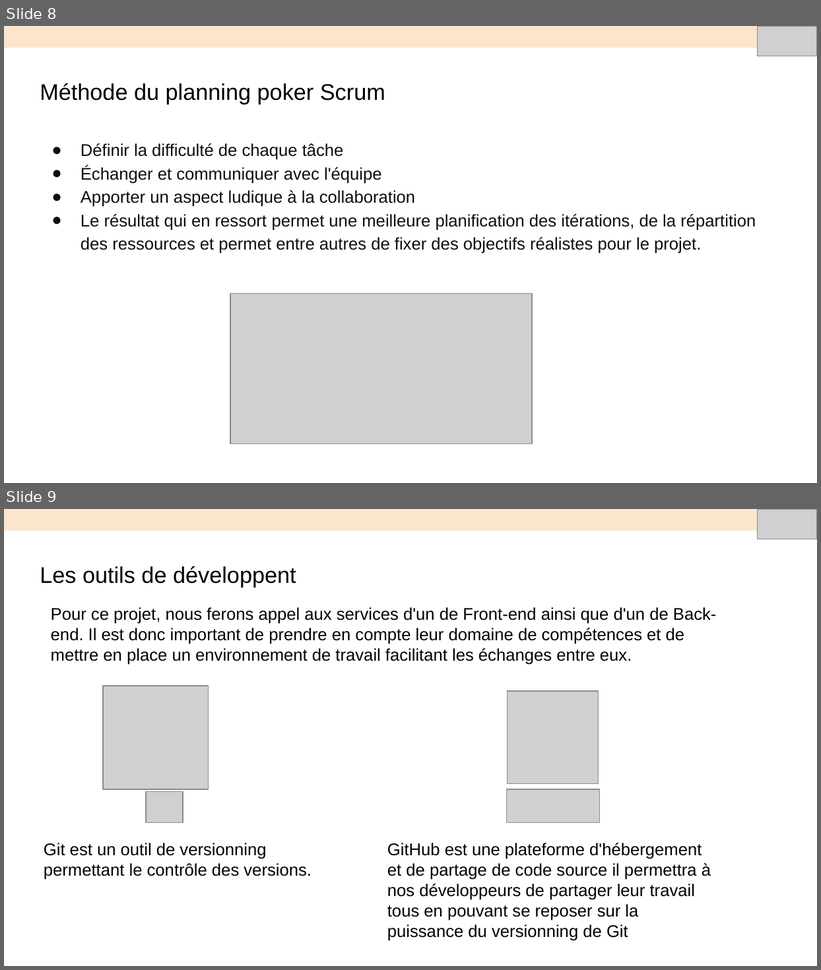
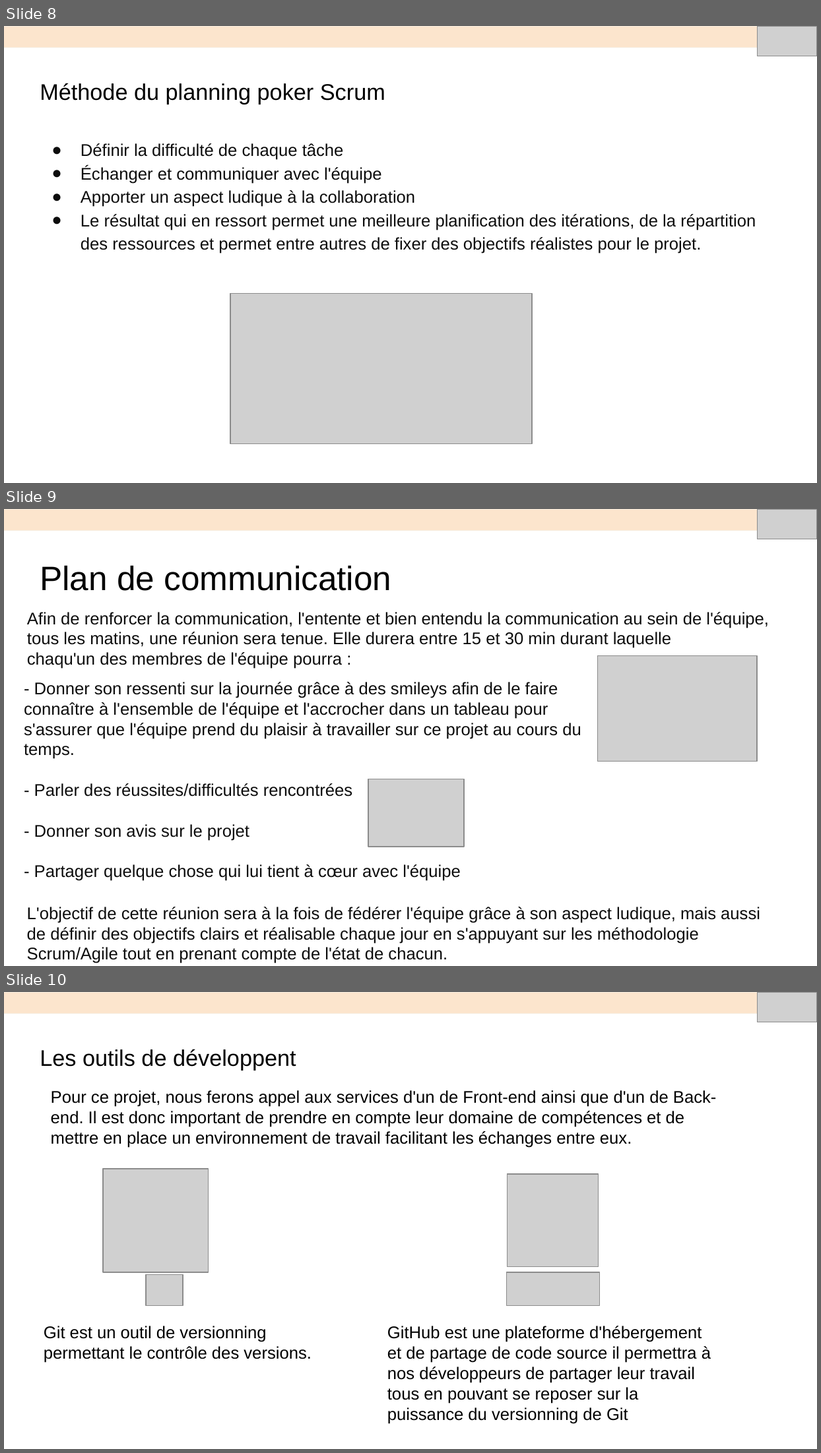
Before and after one commit to Yuyukie/Projet7, a slide deck: Présentation+Soufiane.pptx. Shown one above the other, each under a label of ours: slides 8 and 9 before the commit, slides 8, 9 and 10 after it. The pictures are 821x970 and 821x1453 pixels, drawn with LibreOffice and Linux fonts; fonts in the diff are those of the drawing; grey boxes stand for pictures. Boxes give left, top, right and bottom in pixels: in the first picture for what was removed or moved away, otherwise in the second. Text is boxed around its words. In the diff, an @@ line names an element or a change of style, - is before the commit and + after.

Commit message:
ajout page plan de communication dans le document pdf presentation Menu-Maker et dans la version PPtx

```diff
--- a/Présentation+Soufiane.pptx
+++ b/Présentation+Soufiane.pptx
@@ slide 9 added at (4,509,817,966), background #FFFFFF @@
@@ rectangle added at (4,509,817,530), fill #FCE5CD, outline #F7EDDE 0.75 pt @@
@@ picture added at (757,509,817,539) @@
@@ title added at (40,565,391,591), 30 pt, text #000000 @@
+Plan de communication
@@ text added at (27,612,769,669), 15 pt, text #0D0D0D @@
+Afin de renforcer la communication, l'entente et bien entendu la communication au sein de l'équipe, tous les matins, une réunion sera tenue. Elle durera entre 15 et 30 min durant laquelle
+chaqu'un des membres de l'équipe pourra :
@@ picture added at (597,656,757,762) @@
@@ text added at (24,682,582,881), 15 pt, text #0D0D0D @@
+- Donner son ressenti sur la journée grâce à des smileys afin de le faire connaître à l'ensemble de l'équipe et l'accrocher dans un tableau pour s'assurer que l'équipe prend du plaisir à travailler sur ce projet au cours du temps.
+- Parler des réussites/difficultés rencontrées
+- Donner son avis sur le projet
+- Partager quelque chose qui lui tient à cœur avec l'équipe
@@ picture added at (368,780,464,848) @@
@@ text added at (27,907,760,964), 15 pt, text #0D0D0D @@
+L'objectif de cette réunion sera à la fois de fédérer l'équipe grâce à son aspect ludique, mais aussi de définir des objectifs clairs et réalisable chaque jour en s'appuyant sur les méthodologie Scrum/Agile tout en prenant compte de l'état de chacun.
@@ what was slide 9 is now slide 10 @@
```
Also in this commit, not shown: 1 other file.
